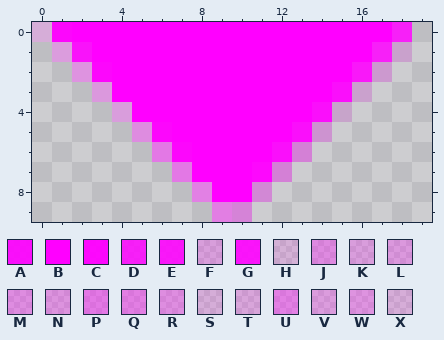
Pixel-art sprite -- wordpress/wp-content/themes/freiland/images/downnav.png. This is how it looked before the edit.
The file is 20x10 pixels. Pixels under 10% opacity are left out. Colours within 5 levels of each other are drawn and written as one.
Palette (. is transparent): A #fe00feec  B #ff00ff  C #fe02fef8  D #fe04fedc  E #fe04fee6  F #fd06fd3c  G #fe06feed  H #fe07fe24  J #fd09fd58  K #fe0ffe40  L #fe0ffe47  M #fe10fe58  N #fe11fe4f  P #fd14fd75  Q #fe13fe6c  R #fe17fe5a  S #fd19fd2d  T #fd19fd39  U #fe19fe6d  V #fe1efe47  W #fe20fe56  X #fd22fd30
Pixels before, first column x 0:
 0 XCBBBBBBBBBBBBBBBBD
 1 .VGBBBBBBBBBBBBBBDS
 2 ..WCBBBBBBBBBBBBET.
 3 ...LBBBBBBBBBBBAX..
 4 ....KBBBBBBBBBAH...
 5 .....MCBBBBBBAF....
 6 ......PCBBBBAJ.....
 7 .......PBBBCJ......
 8 ........UBBN.......
 9 .........QR........
After:
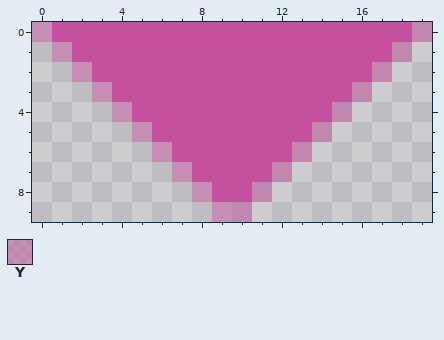
Colours new in this view: Y #c3529d80
From old to new:
colour B: #ff00ff -> #c4519d
y 0: x 0..1 XC -> YB; x 18..19 D. -> BY
y 1: x 1..2 VG -> YB; x 17..18 DS -> BY
y 2: x 2..3 WC -> YB; x 16..17 ET -> BY
y 3: x 3 L -> Y; x 15..16 AX -> BY
y 4: x 4 K -> Y; x 14..15 AH -> BY
y 5: x 5..6 MC -> YB; x 13..14 AF -> BY
y 6: x 6..7 PC -> YB; x 12..13 AJ -> BY
y 7: x 7 P -> Y; x 11..12 CJ -> BY
y 8: x 8 U -> Y; x 11 N -> Y
y 9: x 9..10 QR -> YY
Pixel boxes of the changes (left, top, right, bottom) in both pictures:
changed: (32, 22, 432, 222)
